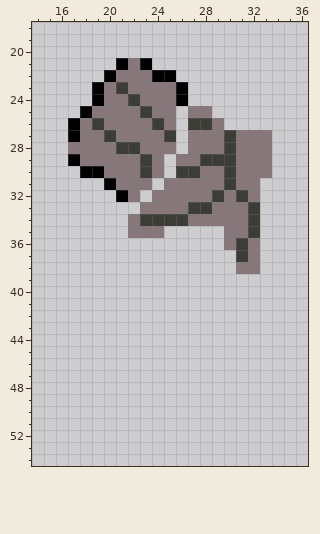
A pixel-art sprite gets an edit: DeGame/DeGame/Content/Sprites/Items/SimpleArmourRight.png. Above, as it was before the edit.
The file is 50x60 pixels. Shown: x 14..36, y 18..54.
The result:
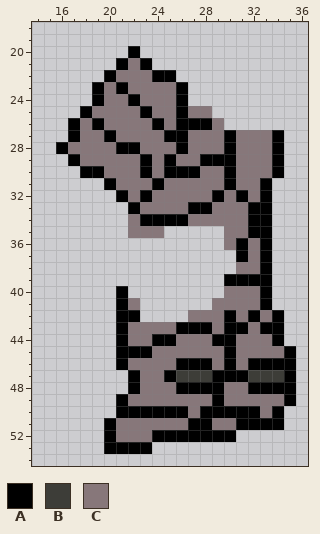
Palette (. is transparent): A #000000  B #3d3d38  C #87777a
From old to new:
y 20: x 22 . -> A
y 23: x 21 B -> A
y 24: x 22 B -> A
y 25: x 23 B -> A; x 26 . -> A
y 26: x 19 B -> A; x 24 B -> A; x 26..28 .BB -> AAA
y 27: x 20 B -> A; x 25..26 B. -> AA; x 30 B -> A; x 34 . -> A
y 28: x 16 . -> A; x 21..22 BB -> AA; x 26 . -> A; x 30 B -> A; x 34 . -> A
y 29: x 23 B -> A; x 25 . -> A; x 28..30 BBB -> AAA; x 34 . -> A
y 30: x 23 B -> A; x 25..27 .BB -> AAA; x 30 B -> A; x 34 . -> A
y 31: x 24 . -> A; x 30 B -> A; x 33 . -> A
y 32: x 23 . -> A; x 29 B -> A; x 31 B -> A; x 33 . -> A
y 33: x 22 . -> A; x 27..28 BB -> AA; x 32..33 B. -> AA
y 34: x 23..26 BBBB -> AAAA; x 32..33 B. -> AA
y 35: x 32..33 B. -> AA
y 36..37: x 31 B -> A; x 33 . -> A
y 38: x 33 . -> A
y 39: x 30..33 .... -> AAAA
y 40: x 21 . -> A; x 30..33 .... -> CCCA
y 41: x 21..22 .. -> AC; x 29..33 ..... -> CCCCA
y 42: x 21..22 .. -> AA; x 27..34 ........ -> CCCACACA
y 43: x 21..34 .............. -> ACCCCAAACAACAA
y 44: x 21..34 .............. -> ACCAACCCAACCCA
y 45: x 21..35 ............... -> AAACCCCCCACCCCA
y 46: x 21..35 ............... -> ACCCCAAACACAAAA
y 47: x 22..35 .............. -> ACCABBBAAABBBA
y 48: x 22..35 .............. -> ACCCAAAACCAAAA
y 49: x 21..35 ............... -> ACCCCCCCACCCCCA
y 50: x 21..34 .............. -> AAAAAACAAAAACA
y 51: x 20..34 ............... -> ACCCCCCAACCAAAA
y 52: x 20..30 ........... -> ACCCAAAAAAA
y 53: x 20..23 .... -> AAAA
Pixel boxes of the changes (left, top, right, bottom) in both pictures:
changed: (56, 46, 296, 454)
